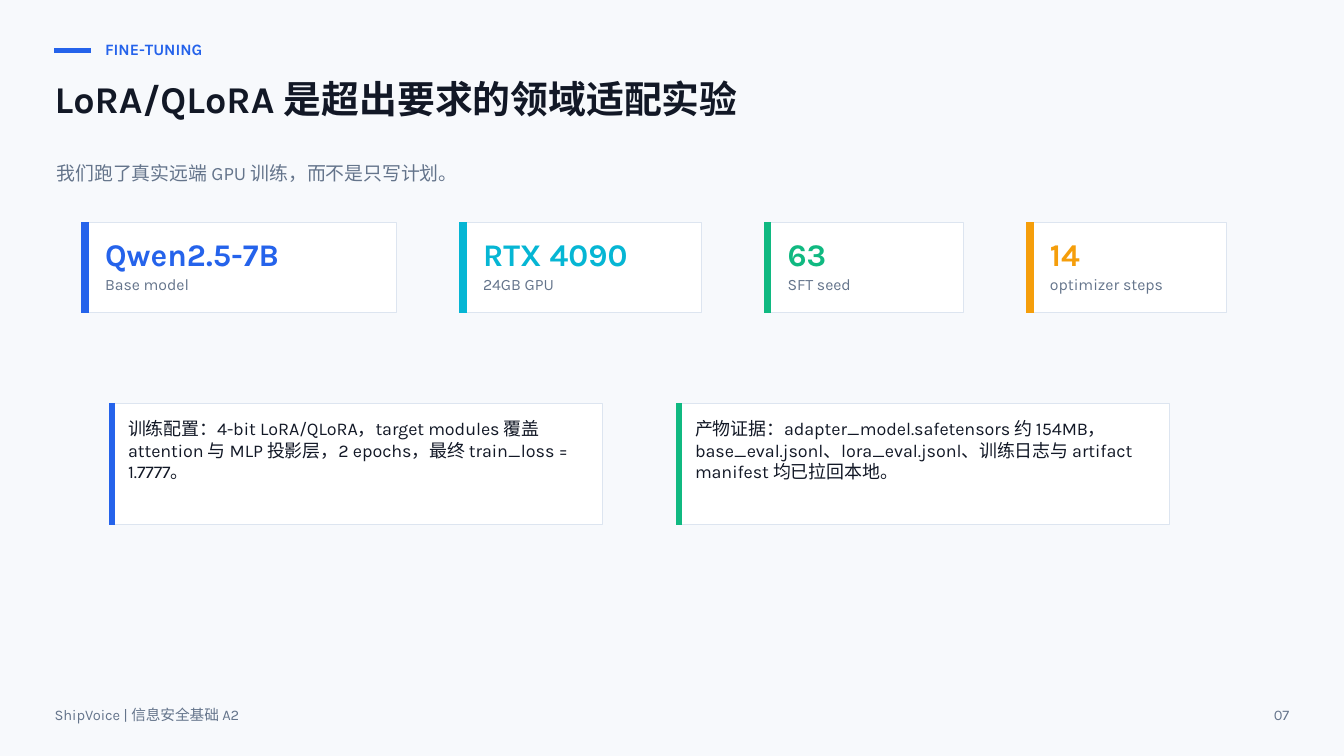
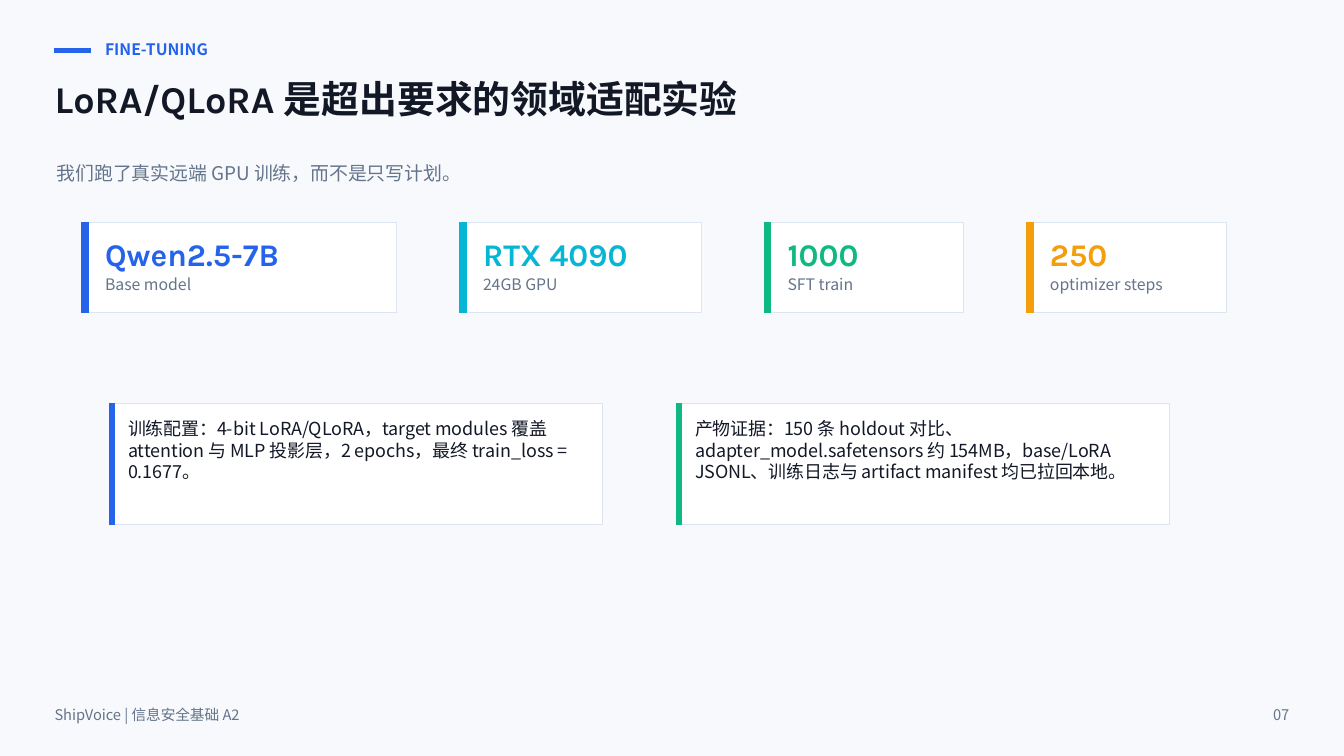
Before and after one commit to L-Dramatic/ShipVoice, a slide deck: slide 7 of deliverables/ShipVoice_Final_Defense_Deck_Draft.pptx. Drawn at 1344x756 pixels with LibreOffice and Linux fonts; fonts in the diff are those of the drawing. Boxes give left, top, right and bottom in pixels: in the first picture for what was removed or moved away, otherwise in the second. Text is boxed around its words. In the diff, an @@ line names an element or a change of style, - is before the commit and + after.

```diff
--- a/deliverables/ShipVoice_Final_Defense_Deck_Draft.pptx
+++ b/deliverables/ShipVoice_Final_Defense_Deck_Draft.pptx
@@ text at [788, 245, 859, 267]: text changed @@
-63
+1000
@@ text at [1050, 245, 1107, 267]: text changed @@
-14
+250
@@ text at [788, 278, 854, 290]: text changed; font Karla to Noto Sans CJK SC @@
-SFT seed
+SFT train
@@ text at [128, 420, 554, 479]: text changed; font Karla to Noto Sans CJK SC @@
-训练配置：4-bit LoRA/QLoRA，target modules 覆盖 attention 与 MLP 投影层，2 epochs，最终 train_loss = 1.7777。
+训练配置：4-bit LoRA/QLoRA，target modules 覆盖 attention 与 MLP 投影层，2 epochs，最终 train_loss = 0.1677。
@@ text at [695, 420, 1127, 480]: text changed; font Karla to Noto Sans CJK SC @@
-产物证据：adapter_model.safetensors 约 154MB，base_eval.jsonl、lora_eval.jsonl、训练日志与 artifact manifest 均已拉回本地。
+产物证据：150 条 holdout 对比、adapter_model.safetensors 约 154MB，base/LoRA JSONL、训练日志与 artifact manifest 均已拉回本地。
@@ font Karla to Noto Sans CJK SC in 7 elements at [105, 43, 208, 55], [57, 164, 461, 182], [105, 277, 191, 290], [483, 278, 557, 290], [1050, 278, 1163, 294], [55, 707, 240, 723], [1273, 709, 1289, 720] @@
```
Also in this commit, not shown: 9 other slides changed, 22 other files.
